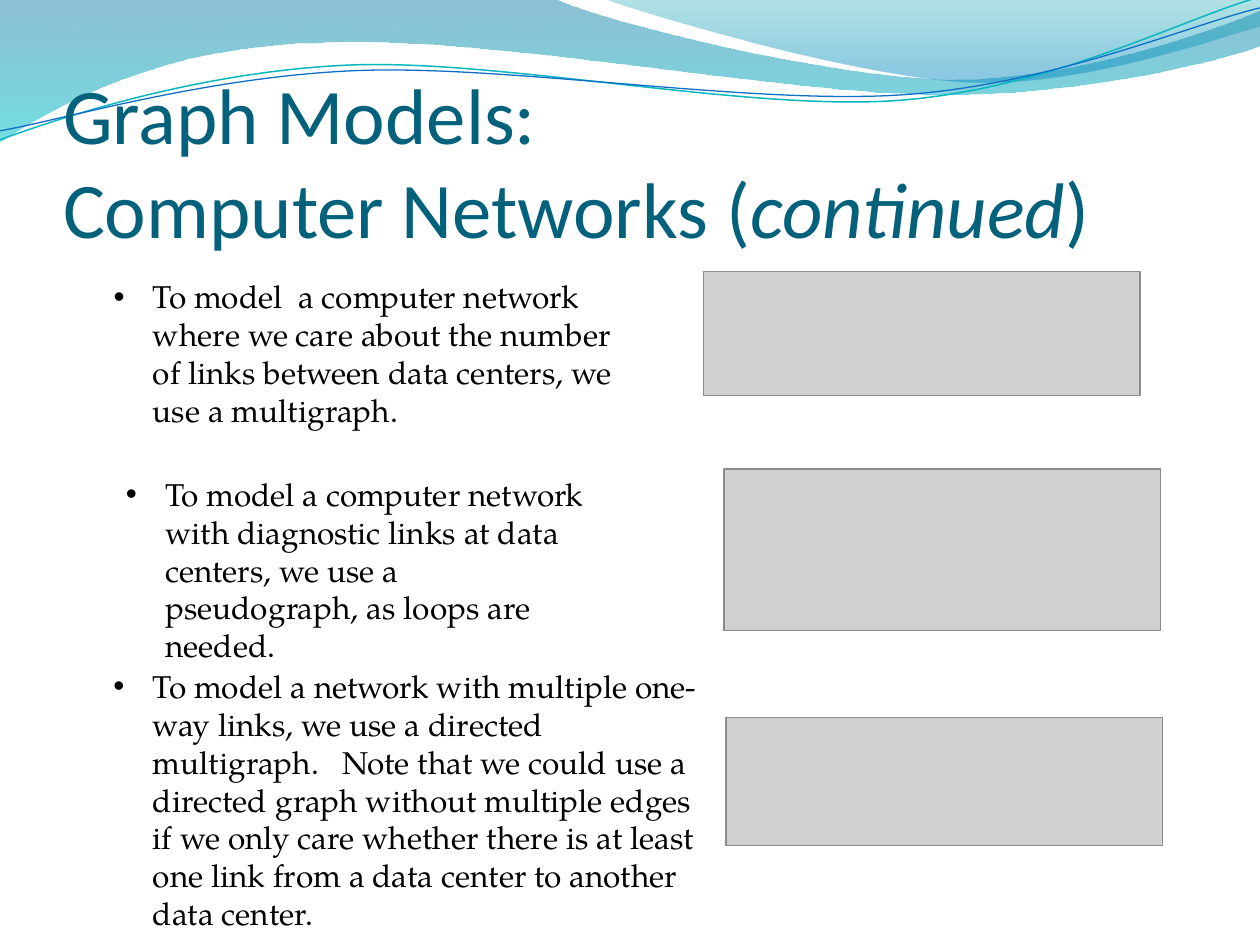
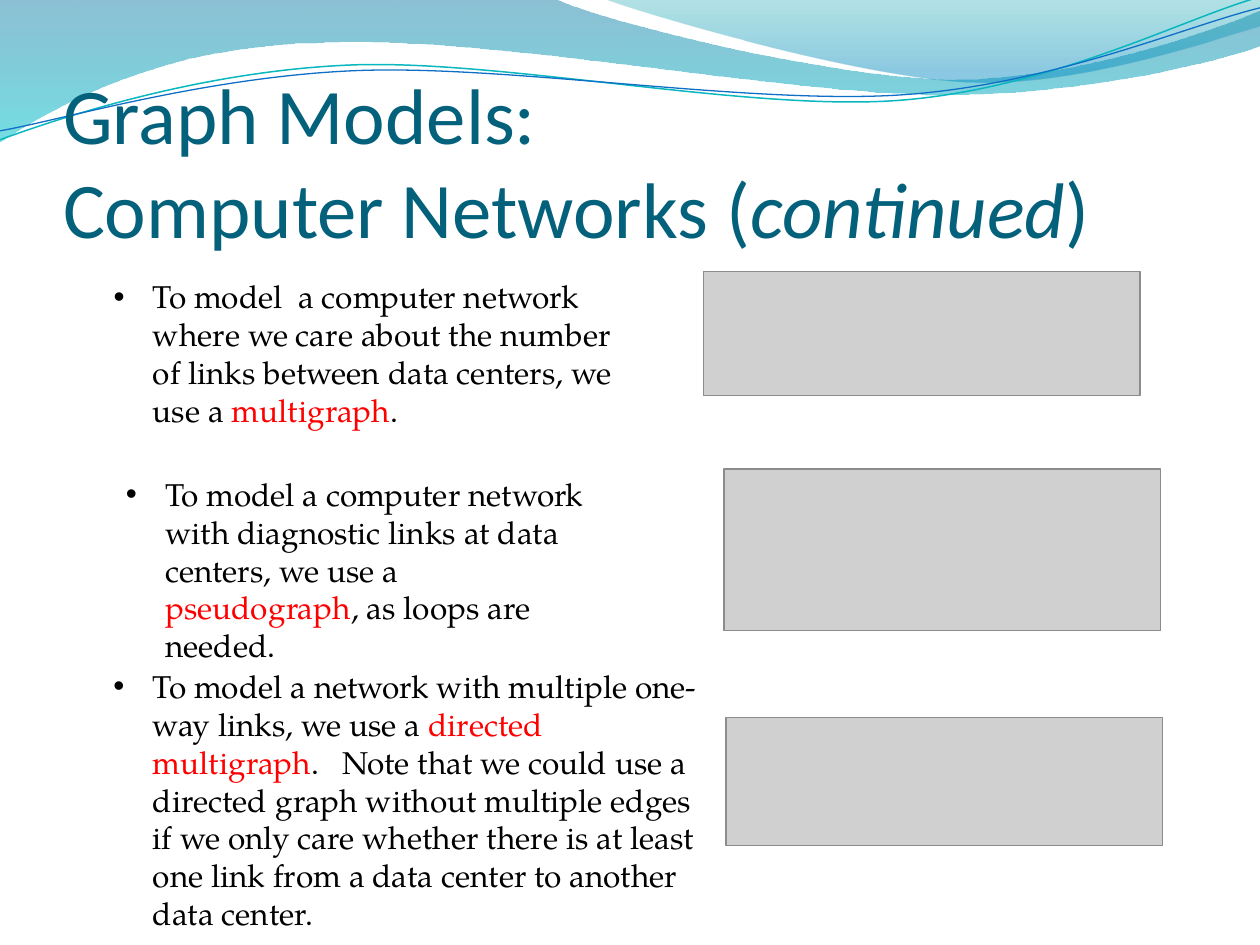
Before and after one commit to lin-chen-GA/lin-chen-GA.github.io, a slide deck: slide 8 of cs2620/slides/cs2620_notes10.pptx. Drawn at 1260x945 pixels with LibreOffice and Linux fonts; fonts in the diff are those of the drawing; grey boxes stand for pictures; background and template pictures are left out. Boxes give left, top, right and bottom in pixels: in the first picture for what was removed or moved away, otherwise in the second. Text is boxed around its words. In the diff, an @@ line names an element or a change of style, - is before the commit and + after.

Commit message:
CS2620

```diff
--- a/cs2620/slides/cs2620_notes10.pptx
+++ b/cs2620/slides/cs2620_notes10.pptx
@@ text "To model a computer network ..." at box(153, 285, 611, 431): text colour #000000 to #FF0000 in "multigraph." @@
@@ text "To model a computer network ..." at box(165, 483, 583, 628): text colour #000000 to #FF0000 in "pseudograph," @@
@@ text "To model a network with ..." at box(153, 675, 696, 888): text colour #000000 to #FF0000 in "directed multigraph." @@
```
Also in this commit, not shown: 10 other slides changed.
